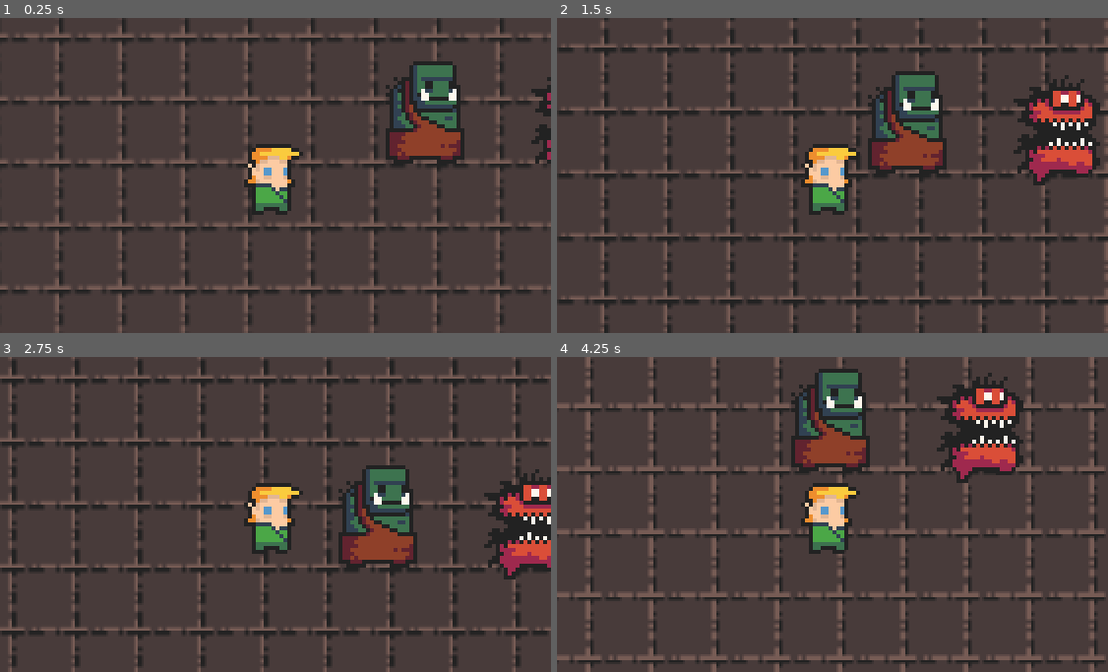
Above: before the commit, frames 1-4 (two rows, left to right).
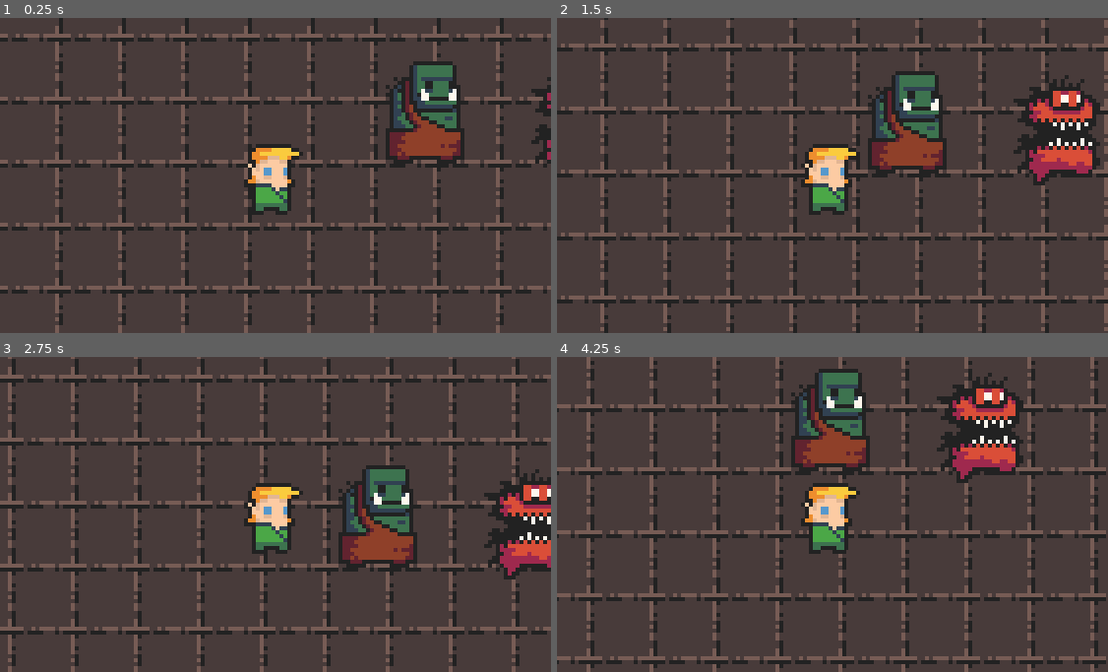
Above: after the commit, the same moments.

Repository: uprm-inso4115-2024-2025-s2/semester-project-dungeon-crawler
Game: Godot game, scene res://world.tscn
Same seed, same stepped clock (60 frames per second), same inputs: the game is played once before the commit and once after it.
Inputs (mouse positions are in pixels of both pictures, inside the frame that each line leads up to):
- Up to frame 1 (0.25 s): no input
- Up to frame 2 (1.5 s): tap Enter at 0.5 s; move the mouse to (953, 159) at 0.52 s; press the mouse at (953, 159) at 0.53 s; move the mouse to (722, 191) at 1.27 s; release the mouse at (722, 191) at 1.28 s; click (722, 191) at 1.35 s
- Up to frame 3 (2.75 s): move the mouse to (330, 445) at 2.02 s; press the mouse at (330, 445) at 2.03 s
- Up to frame 4 (4.25 s): tap Space at 2.75 s; move the mouse to (804, 577) at 2.77 s; release the mouse at (804, 577) at 2.78 s; click (804, 577) at 2.85 s; tap Enter at 3.5 s; move the mouse to (997, 561) at 3.52 s; press the mouse at (997, 561) at 3.53 s

The runs differ from the first frame. In frame 1, 0.2% of the frame differs, in the area x 10-92%, y 4-89%; in frame 2, 1.1%; in frame 3, 1.4%, in the area x 1-99%, y 0-99%; in frame 4, 1.1%.

Commit message:
Fix the texture bug

Diff:
--- a/project.godot
+++ b/project.godot
@@ -55,3 +55,7 @@
 "events": [Object(InputEventMouseButton,"resource_local_to_scene":false,"resource_name":"","device":-1,"window_id":0,"a …(253 unchanged characters)…
 ]
 }
+
+[rendering]
+
+textures/canvas_textures/default_texture_filter=0
--- a/world.tscn
+++ b/world.tscn
@@ -9,11 +9,13 @@
 
 [node name="TileMapLayer2" type="TileMapLayer" parent="."]
 z_index = 1
+texture_filter = 1
 tile_map_data = PackedByteArray("AAASAAkAFAAAAAAAAAAAAAkACgAAAAAAAAASAAEADQAAAAAAAAASAAIADQAAAAAAAAASAAMADQAAAAAAAAASAA …(784 unchanged characters)…
 tile_set = ExtResource("2_msi75")
 collision_visibility_mode = 1
 
 [node name="TileMapLayer" type="TileMapLayer" parent="."]
+texture_filter = 1
 tile_map_data = PackedByteArray("AAAAAAEACQAAAAAAAAAAAAIACQAAAAAAAAAAAAMACQAAAAAAAAAAAAQACQAAAAAAAAAAAAUACQAAAAAAAAAAAA …(2656 unchanged characters)…
 tile_set = ExtResource("2_msi75")
 
@@ -29,6 +31,7 @@
 
 [node name="Player" parent="." instance=ExtResource("1_3m66n")]
 z_index = 1
+texture_filter = 1
 position = Vector2(135, 83)
 
 [node name="Camera2D" type="Camera2D" parent="Player"]
